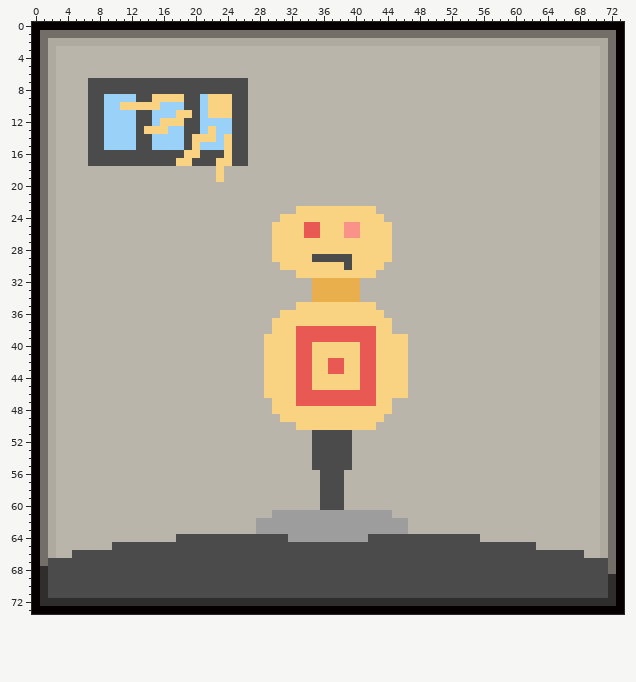
File history of a sprite sheet, Cards/Resources/TargetDummy.png. Above, as it was before the edit.
The file is 74x74 pixels. Colours within 5 levels of each other are drawn and written as one.
The same view after the edit:
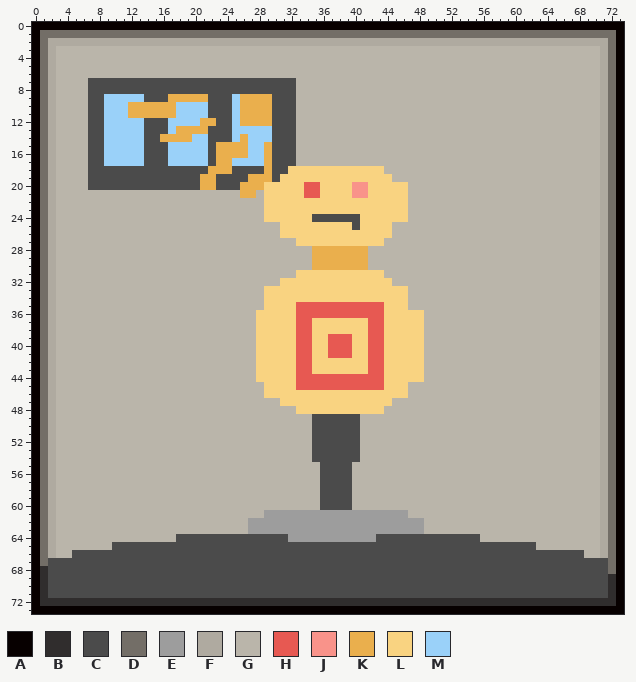
Palette (. is transparent): A #070000  B #302d2d  C #4b4b4b  D #736e67  E #9d9d9d  F #afaaa0  G #bab5aa  H #e75952  J #f9938a  K #eaaf4d  L #f9d381  M #9ad1f9
Changes in this commit:
Changed rows in their new state; - is an unchanged pixel.
first column x 7:
 7 --------------------CCCCCC----------------
 8 --------------------CCCCCC----------------
 9 ------M-CCKKKKKCCCMKKKKCCC----------------
10 ----MKKKKKK-MM-CCCMKKKKCCC----------------
11 -----KKKKKKMMM-CCCMKKKKCCC----------------
12 ------M-CCMMMMKKCCMKKKKCCC----------------
13 ------MCCC-KKKKCCCMMMMMCCC----------------
14 ------M-CKKKKMMCCCMKMMMCCC----------------
15 ------M-CC--MM-CKKKKMMKCCC----------------
16 --MMMMM---MMMMM-KKKKMMKCCC----------------
17 --MMMMM---MMMMM-KKMMMMKCCC----------------
18 CCCCCCCCCCCCCCCKKKCCCCKCCLLLLLLLLLLLL-----
19 CCCCCCCCCCCCCCKKCCCCKKKCLLLLLLLLLLLLLL----
20 CCCCCCCCCCCCCCKKCCCKKKLLLLLHHLLLLJJLLLLL--
21 -------------------KK-LLLLLHHLLLLJJLLLLL--
22 ----------------------LLLLLLLLLLLLLLLLLL--
23 ----------------------LLLL----------LLLL--
24 ----------------------LL----CCCCCC---LLL--
25 -----------------------G---LL---LC--------
26 -----------------------G---LL---LL--------
27 -----------------------GGG-----------G----
28 -----------------------GGGGGKKKKKKKGGG----
29 -----------------------GGGGGKKKKKKKGGG----
30 ------------------------GGGGKKKKKKKGG-----
31 ------------------------------------L-----
32 ------------------------LLLLLLLLLLLLLL----
33 ----------------------LLLLLLLLLLLLLLLLLL--
34 ----------------------LLLLLLLLLLLLLLLLLL--
35 ----------------------LLLLHHHHHHHHHHHLLL--
36 ---------------------LLL--HHHHHHHHHHHLLLLL
37 ---------------------LL---HH-------HH-LLLL
38 ---------------------LL-----LLLLLLL-H-LLLL
39 ---------------------L------LL---LL-H---LL
40 ---------------------L--------HHH-L-H---LL
41 ---------------------L--------HHH-L-H---LL
42 ---------------------L--------LL--L-H---LL
43 ---------------------L--------LL--L-H---LL
44 ---------------------L------HHHHHH--H---LL
45 ----------------------------HHHHHH--H-----
46 --------------------------LLLLLLLLLL------
47 -----------------------G--LLLLLLLLLL------
48 -----------------------GGG-----------G----
49 ------------------------GGGGCCCCCCGGG-----
50 --------------------------GGCCCCCCGG------
51 ---------------------------------C--------
52 ---------------------------------C--------
53 ---------------------------------C--------
54 ---------------------------------C--------
55 ----------------------------G-------------
56 --------------------------------C---------
57 --------------------------------C---------
58 --------------------------------C---------
59 --------------------------------C---------
60 --------------------------------C---------
61 ----------------------E---------------EE--
62 --------------------E-------------------EE
63 --------------------E-------------------EE
64 -----------------------------------E------
Pixel boxes of the changes (left, top, right, bottom) in both pictures:
changed: (88, 78, 424, 542)
